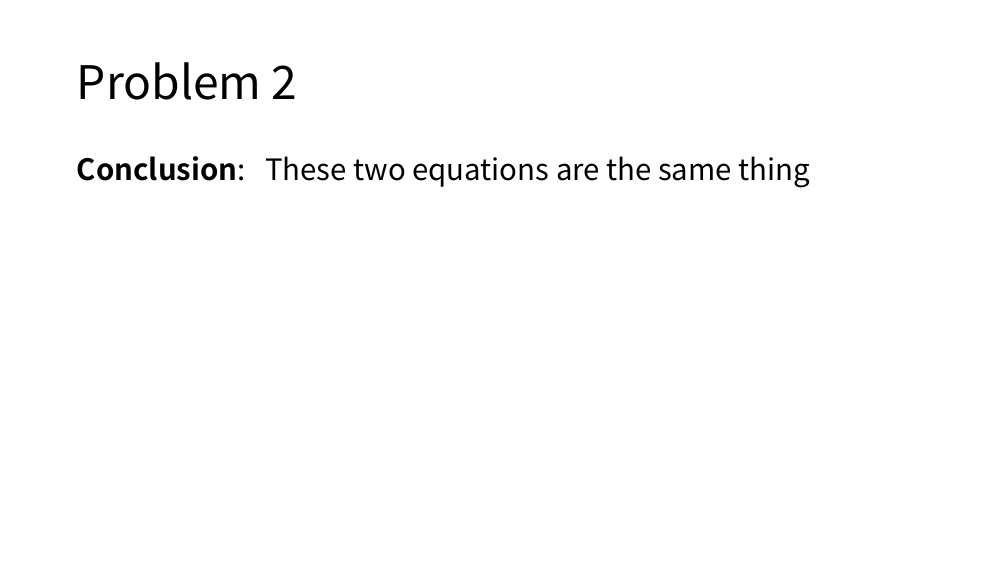
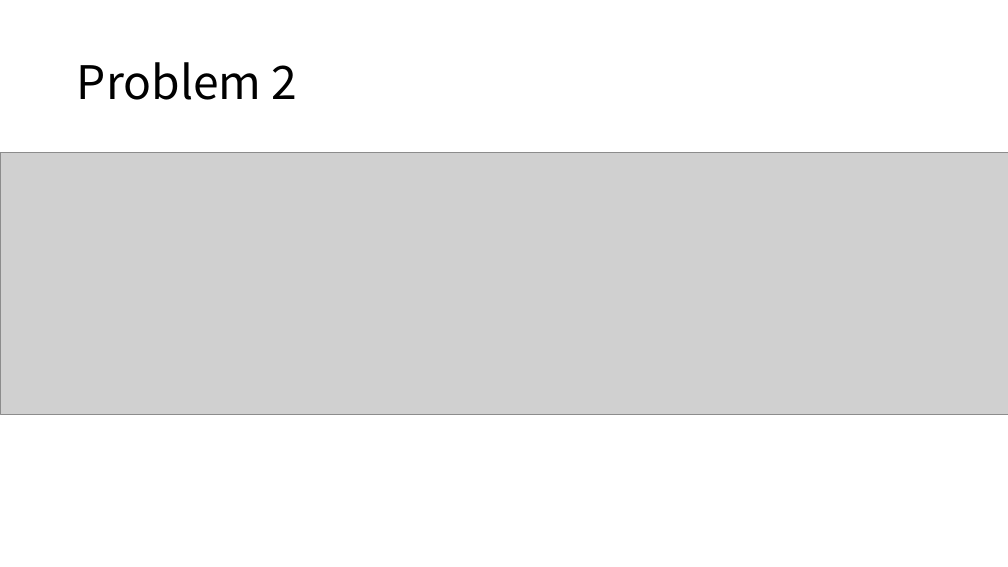
Before and after one commit to ZcPFred/FT590, a slide deck: slide 5 of Week02/590 week02.pptx. Drawn at 1008x567 pixels with LibreOffice and Linux fonts; fonts in the diff are those of the drawing; grey boxes stand for pictures. Boxes give left, top, right and bottom in pixels: in the first picture for what was removed or moved away, otherwise in the second. Text is boxed around its words. In the diff, an @@ line names an element or a change of style, - is before the commit and + after.

```diff
--- a/Week02/590 week02.pptx
+++ b/Week02/590 week02.pptx
@@ picture added at box(0, 153, 1008, 414) @@
@@ text removed at box(77, 156, 810, 188) @@
-Conclusion: These two equations are the same thing
```
Also in this commit, not shown: 1 other slide changed, 4 slides added, 2 slides removed.
